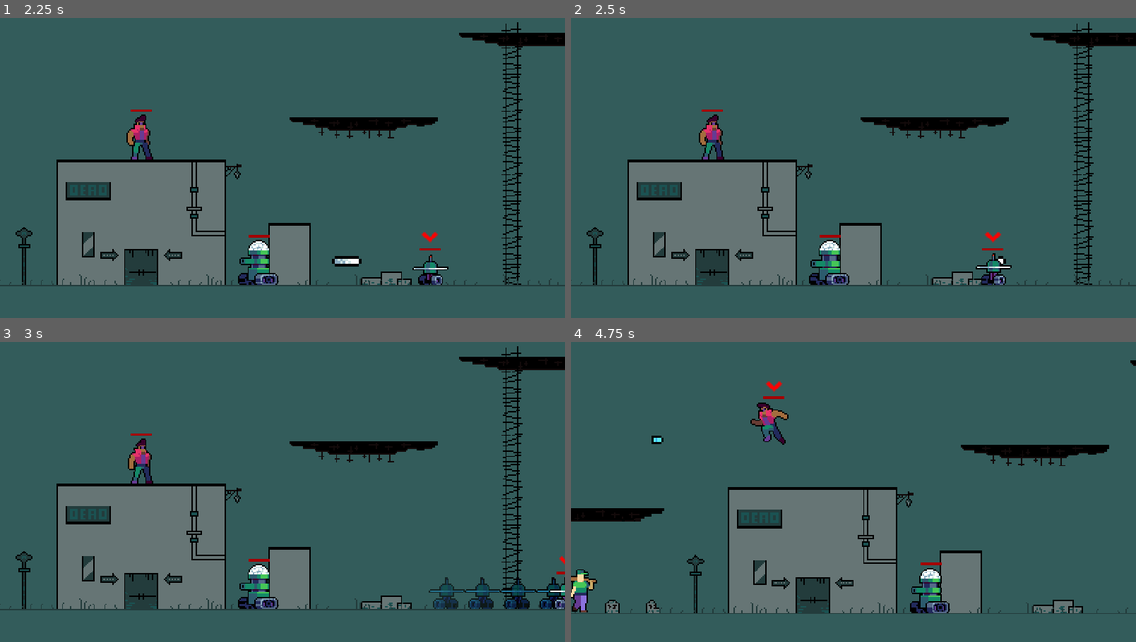
Above: before the commit, frames 1-4 (two rows, left to right).
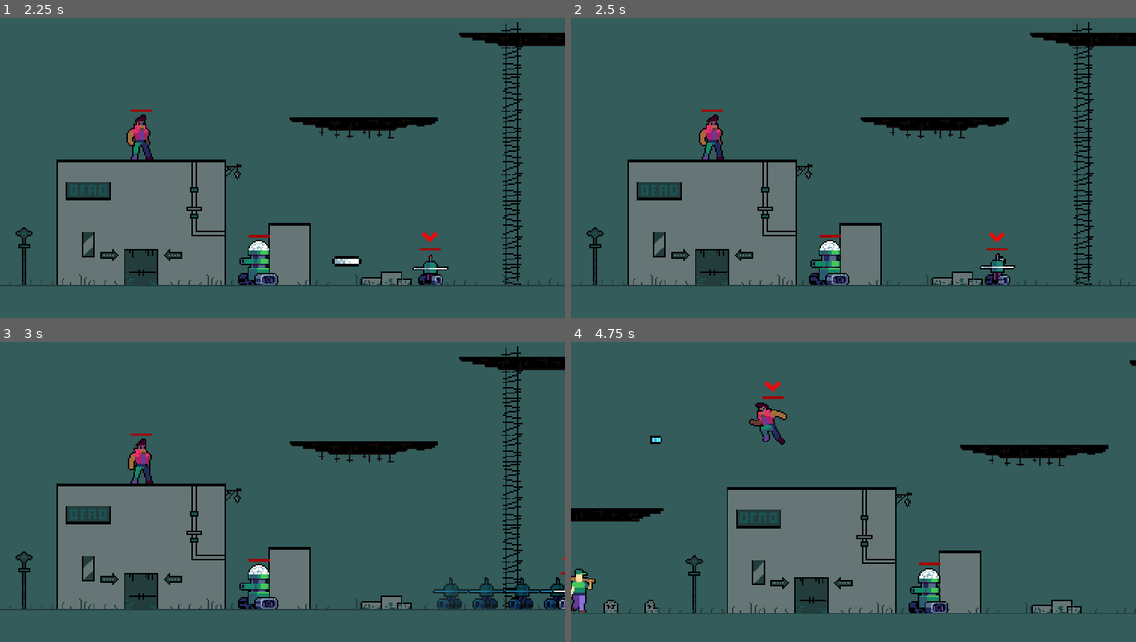
Above: after the commit, the same moments.

Repository: ericvennemeyer/taqueria-ultima
Game: Godot game, scene res://Scenes/world.tscn
The game is run twice, just before and just after one commit, with the same random seed, the same clock (stepped at 60 frames per second) and the same inputs.
Inputs:
- Up to frame 1 (2.25 s): tap Enter (change_player) at 0.5, 2.1 s; hold K (attack) 0.53-1.28 s; hold D (move_right) 0.53-2.03 s; tap Space (jump) at 0.77, 1.52 s; tap K (attack) at 1.35 s; hold A (move_left) from 2.03 s (still down); hold K (attack) from 2.03 s (still down)
- Up to frame 2 (2.5 s): keep holding A (move_left); keep holding K (attack)
- Up to frame 3 (3 s): release A (move_left) at 2.78 s; release K (attack) at 2.78 s; hold D (move_right) from 2.78 s (still down); tap K (attack) at 2.85 s
- Up to frame 4 (4.75 s): tap Space (jump) at 3.02, 3.77, 4.52 s; hold K (attack) 3.53-4.28 s; release D (move_right) at 4.28 s; hold A (move_left) from 4.28 s (still down); tap Enter (change_player) at 4.35 s; tap K (attack) at 4.55 s

Frame 1 is identical in both runs. In frame 2, 0.4% of the frame differs, in the area x 71-79%, y 71-89%; in frame 3, 1.0%; in frame 4, 2.5%, in the area x 0-100%, y 6-91%.

Commit message:
Enable hitbox and disable hurtbox on slicebot attack. Add atack cooldown timer after slicebot attack.

Diff:
--- a/Scenes/enemy.tscn
+++ b/Scenes/enemy.tscn
@@ -341,6 +341,7 @@
 disabled = true
 
 [node name="PlayerDetectionRadius" type="Area2D" parent="."]
+visible = false
 collision_layer = 0
 collision_mask = 2
 
--- a/Scenes/slice_bot.tscn
+++ b/Scenes/slice_bot.tscn
@@ -13,11 +13,11 @@
 
 [sub_resource type="RectangleShape2D" id="RectangleShape2D_hla7u"]
 resource_local_to_scene = true
-size = Vector2(14, 8)
+size = Vector2(21, 29)
 
 [sub_resource type="RectangleShape2D" id="RectangleShape2D_3fxss"]
 resource_local_to_scene = true
-size = Vector2(9, 15.5)
+size = Vector2(19, 24)
 
 [sub_resource type="Animation" id="Animation_vr23a"]
 length = 0.001
@@ -264,14 +264,14 @@
 dash_duration = 0.2
 
 [node name="CollisionShape2D" parent="." index="0"]
-position = Vector2(-1.00008, -4)
+position = Vector2(-0.5, -14.5)
 shape = SubResource("RectangleShape2D_hla7u")
 
 [node name="HurtboxComponent" parent="." index="1"]
 collision_layer = 2
 
 [node name="CollisionShape2D" parent="HurtboxComponent" index="0"]
-position = Vector2(-0.5, -9.25)
+position = Vector2(-0.5, -12)
 shape = SubResource("RectangleShape2D_3fxss")
 
 [node name="SelectionIndicatorSprite" parent="." index="2"]
@@ -303,22 +303,28 @@
 collision_layer = 2
 collision_mask = 4
 script = ExtResource("9_otryi")
+damage = 2.0
 
 [node name="CollisionShape2D" type="CollisionShape2D" parent="HitboxComponent" index="0"]
 position = Vector2(0, -13.5)
 shape = SubResource("RectangleShape2D_thrjo")
-
-[node name="GhostTimer" type="Timer" parent="." index="9"]
+disabled = true
+
+[node name="AttackCooldownTimer" type="Timer" parent="." index="9"]
+one_shot = true
+
+[node name="GhostTimer" type="Timer" parent="." index="10"]
 wait_time = 0.03
 
-[node name="BorderBounceComponent" parent="." index="10" node_paths=PackedStringArray("actor")]
+[node name="BorderBounceComponent" parent="." index="11" node_paths=PackedStringArray("actor")]
 actor = NodePath("..")
 
-[node name="DestroyedComponent" parent="." index="11" node_paths=PackedStringArray("actor", "stats_component")]
+[node name="DestroyedComponent" parent="." index="12" node_paths=PackedStringArray("actor", "stats_component")]
 actor = NodePath("..")
 stats_component = NodePath("../StatsComponent")
 
-[node name="ExplosionSpawner" parent="." index="12"]
+[node name="ExplosionSpawner" parent="." index="13"]
 position = Vector2(0, -8)
 
 [connection signal="animation_finished" from="AnimationPlayer" to="." method="_on_animation_player_animation_finished"]
+[connection signal="timeout" from="AttackCooldownTimer" to="." method="_on_attack_cooldown_timer_timeout"]
--- a/Scripts/enemy.gd
+++ b/Scripts/enemy.gd
@@ -18,6 +18,7 @@
 @onready var sprites: Node2D = $Sprites
 @onready var hurtbox_component: HurtboxComponent = $HurtboxComponent
 @onready var border_bounce_component: BorderBounceComponent = $BorderBounceComponent
+@onready var collision_shape_2d: CollisionShape2D = $CollisionShape2D
 
 
 func _ready() -> void:
@@ -60,7 +61,7 @@
 func handle_hurt():
 	is_active = false
 	if is_alive:
-		hurtbox_component.is_invincible = true
+		#hurtbox_component.is_invincible = true
 		animation_player.play("hurt")
 
 
@@ -75,10 +76,11 @@
 func _on_animation_player_animation_finished(anim_name: StringName) -> void:
 	if anim_name == "hurt":
 		is_active = true
-		hurtbox_component.is_invincible = false
+		#hurtbox_component.is_invincible = false
 	elif anim_name == "death":
 		set_collision_layer_value(3, false)
 		hurtbox_component.set_collision_layer_value(3, false)
+		hurtbox_component.set_collision_mask_value(2, false)
 		enemy_death.emit()
 
 
--- a/Scripts/slice_bot.gd
+++ b/Scripts/slice_bot.gd
@@ -20,7 +20,10 @@
 @onready var animation_player: AnimationPlayer = $AnimationPlayer
 @onready var ghost_timer: Timer = $GhostTimer
 @onready var hurtbox_component: HurtboxComponent = $HurtboxComponent
+@onready var hurtbox_collision_shape: CollisionShape2D = $HurtboxComponent/CollisionShape2D
 @onready var explosion_spawner: SpawnerComponent = $ExplosionSpawner
+@onready var hitbox_collision_shape: CollisionShape2D = $HitboxComponent/CollisionShape2D
+@onready var attack_cooldown_timer: Timer = $AttackCooldownTimer
 
 
 func _ready() -> void:
@@ -54,10 +57,18 @@
 	if Input.is_action_just_pressed("attack"):
 		is_attacking = true
 		ghost_timer.start()
+		hitbox_collision_shape.disabled = false
+		hurtbox_collision_shape.disabled = true
 		var dash_tween = get_tree().create_tween()
 		dash_tween.tween_property(self, "position", Vector2(position.x + movement_data.speed * dash_scale * sprites.scale.x, position.y), dash_duration)
 		await dash_tween.finished
 		ghost_timer.stop()
+		hitbox_collision_shape.disabled = true
+		hurtbox_collision_shape.disabled = false
+
+		is_active = false
+		attack_cooldown_timer.start()
+
 	else:
 		is_attacking = false
 
@@ -71,7 +82,7 @@
 func handle_hurt():
 	#is_active = false
 	if is_alive:
-		hurtbox_component.is_invincible = true
+		#hurtbox_component.is_invincible = true
 		animation_player.play("hurt")
 
 
@@ -103,3 +114,7 @@
 	elif anim_name == "death":
 		explosion_spawner.spawn()
 		set_collision_layer_value(2, false)
+
+
+func _on_attack_cooldown_timer_timeout() -> void:
+	is_active = true
--- a/Scripts/world.gd
+++ b/Scripts/world.gd
@@ -17,6 +17,7 @@
 		if player.is_active:
 			current_player = player
 			current_player.selection_indicator.visible = true
+			camera_2d.global_position = current_player.global_position
 
 	var enemy_spawner_array = enemies.get_children()
 	for spawner in enemy_spawner_array:
